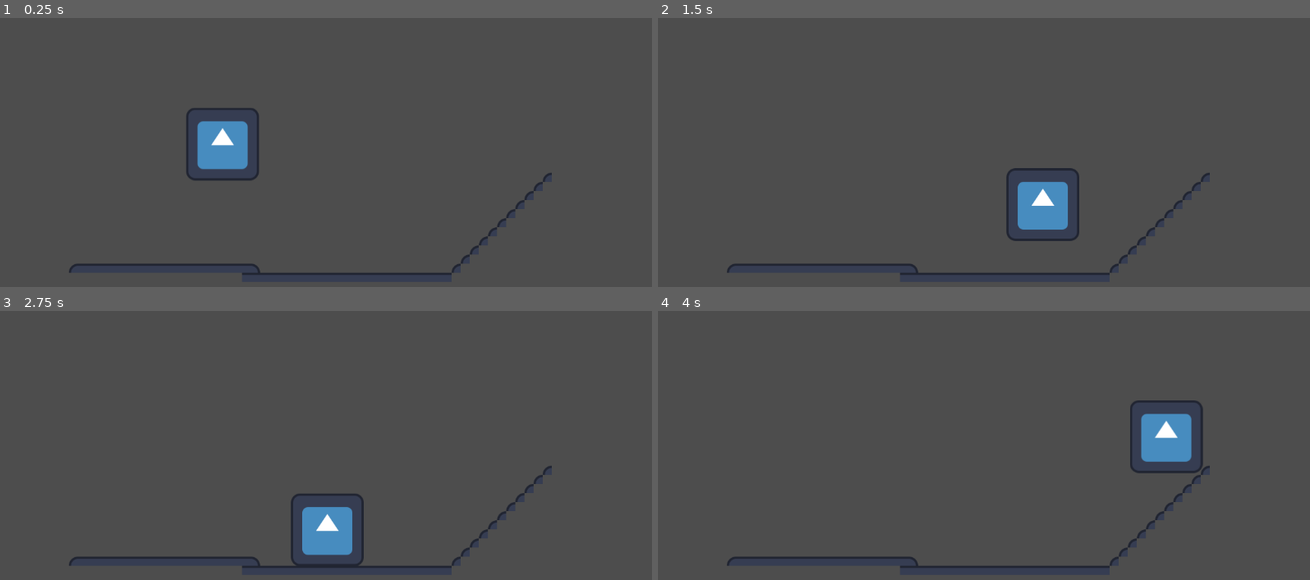
Above: before the commit, frames 1-4 (two rows, left to right).
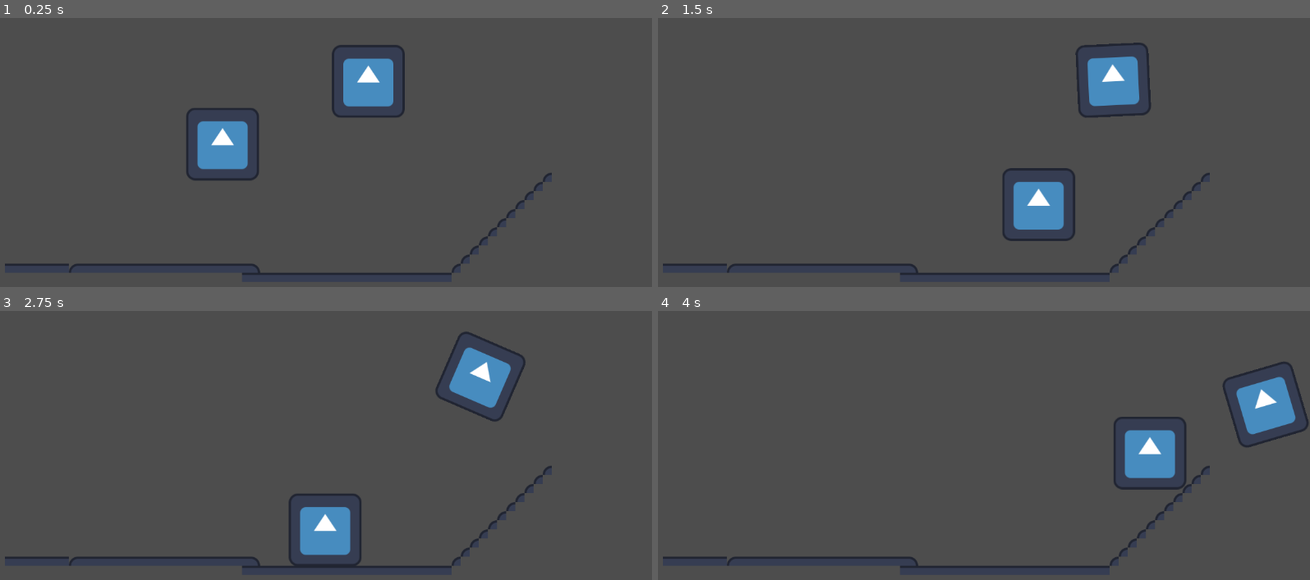
Above: after the commit, the same moments.

Repository: dustngroh/CapstoneProject
Game: Godot game, scene res://tile_map_layer.tscn
Same seed, same stepped clock (60 frames per second), same inputs: the game is played once before the commit and once after it. The project has no main scene, so this scene is started directly. The engine's default icon, where the game draws it, is replaced by a stand-in: a white triangle on a blue panel in a dark square.
Inputs:
- Up to frame 1 (0.25 s): no input
- Up to frame 2 (1.5 s): tap Enter (ui_accept) at 0.5, 0.77 s; hold Right (ui_right) from 0.53 s (still down)
- Up to frame 3 (2.75 s): tap Enter (ui_accept) at 1.52 s; release Right (ui_right) at 2.03 s; hold Left (ui_left) from 2.03 s (still down)
- Up to frame 4 (4 s): release Left (ui_left) at 2.78 s; hold Right (ui_right) from 2.78 s (still down); tap Enter (ui_accept) at 3.02, 3.77 s

The runs differ from the first frame. In frame 1, 1.8% of the frame differs, in the area x 0-63%, y 10-93%; in frame 2, 2.6%; in frame 3, 2.4%; in frame 4, 4.2%, in the area x 0-100%, y 18-93%.

Commit message:
Add test ball object, setup Discord webhook

Diff:
--- a/run-game/character_body_2d.gd
+++ b/run-game/character_body_2d.gd
@@ -3,6 +3,7 @@
 
 const SPEED = 300.0
 const JUMP_VELOCITY = -400.0
+var push_force = 80.0
 
 
 func _physics_process(delta: float) -> void:
@@ -23,3 +24,8 @@
 		velocity.x = move_toward(velocity.x, 0, SPEED)
 
 	move_and_slide()
+
+	for i in get_slide_collision_count():
+		var c = get_slide_collision(i)
+		if c.get_collider() is RigidBody2D:
+			c.get_collider().apply_central_impulse(-c.get_normal() * push_force)
--- /dev/null
+++ b/run-game/dummy_ball.tscn
@@ -0,0 +1,15 @@
+[gd_scene load_steps=3 format=3 uid="uid://b83jnvp62cq81"]
+
+[ext_resource type="Texture2D" uid="uid://c1080on1m3e5n" path="res://icon.svg" id="1_0qfop"]
+
+[sub_resource type="CircleShape2D" id="CircleShape2D_3bk3r"]
+radius = 66.3702
+
+[node name="RigidBody2D" type="RigidBody2D"]
+
+[node name="Sprite2D" type="Sprite2D" parent="."]
+texture = ExtResource("1_0qfop")
+
+[node name="CollisionShape2D" type="CollisionShape2D" parent="."]
+position = Vector2(1, 1)
+shape = SubResource("CircleShape2D_3bk3r")
--- a/run-game/tile_map_layer.tscn
+++ b/run-game/tile_map_layer.tscn
@@ -1,7 +1,11 @@
-[gd_scene load_steps=5 format=4 uid="uid://dc5myi4yc45i8"]
+[gd_scene load_steps=7 format=4 uid="uid://dc5myi4yc45i8"]
 
 [ext_resource type="Texture2D" uid="uid://c1080on1m3e5n" path="res://icon.svg" id="1_ttnll"]
 [ext_resource type="PackedScene" uid="uid://bh68ke5pd617u" path="res://character_body_2d.tscn" id="2_cb4ws"]
+[ext_resource type="PackedScene" uid="uid://b83jnvp62cq81" path="res://dummy_ball.tscn" id="3_aamhy"]
+
+[sub_resource type="PhysicsMaterial" id="PhysicsMaterial_y5rpe"]
+bounce = 1.0
 
 [sub_resource type="TileSetAtlasSource" id="TileSetAtlasSource_v1x0l"]
 texture = ExtResource("1_ttnll")
@@ -12,6 +16,8 @@
 3:0/0 = 0
 3:0/0/physics_layer_0/polygon_0/points = PackedVector2Array(-8, -8, 8, -8, 8, 8, -8, 8)
 4:0/0 = 0
+4:0/0/physics_layer_0/linear_velocity = Vector2(0, -50)
+4:0/0/physics_layer_0/polygon_0/points = PackedVector2Array(-8, -8, 8, -8, 8, 8, -8, 8)
 5:0/0 = 0
 6:0/0 = 0
 7:0/0 = 0
@@ -75,11 +81,15 @@
 
 [sub_resource type="TileSet" id="TileSet_ejwer"]
 physics_layer_0/collision_layer = 1
+physics_layer_0/physics_material = SubResource("PhysicsMaterial_y5rpe")
 sources/0 = SubResource("TileSetAtlasSource_v1x0l")
 
 [node name="TestMap" type="TileMapLayer"]
-tile_map_data = PackedByteArray("AAAJAB0AAAADAAAAAAAKAB0AAAA …(816 unchanged characters)… AAAAAAAA8ABMAAAAAAAAAAAAcAB0AAAAHAAAAAAA=")
+tile_map_data = PackedByteArray("AAAJAB0AAAADAAAAAAAKAB0AAAA …(816 unchanged characters)… AAAAAAAA8ABMAAAAAAAAAAAAcAB0AAAAHAAAAAAAHAB0AAAAEAAAAAAAGAB0AAAAEAAAAAAAFAB0AAAAEAAAAAAAEAB0AAAAEAAAAAAADAB0AAAAEAAAAAAACAB0AAAAEAAAAAAABAB0AAAAEAAAAAAA=")
 tile_set = SubResource("TileSet_ejwer")
 
 [node name="CharacterBody2D" parent="." instance=ExtResource("2_cb4ws")]
 position = Vector2(398, 225)
+
+[node name="RigidBody2D" parent="." instance=ExtResource("3_aamhy")]
+position = Vector2(654, 115)
